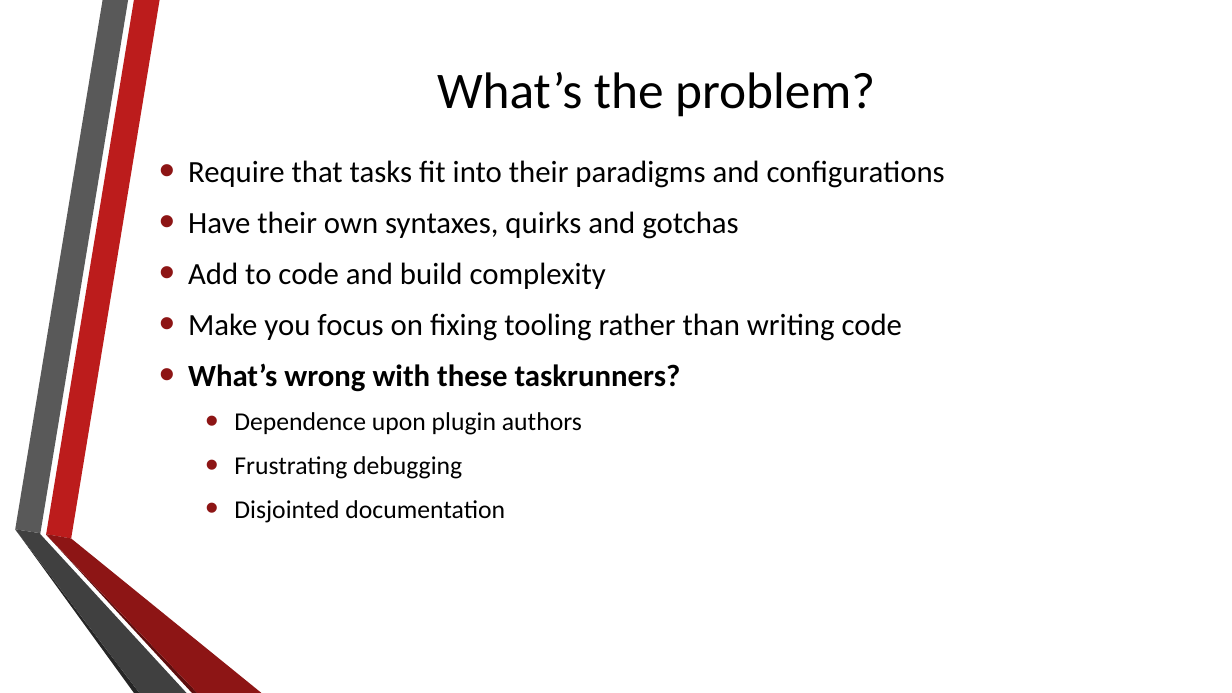
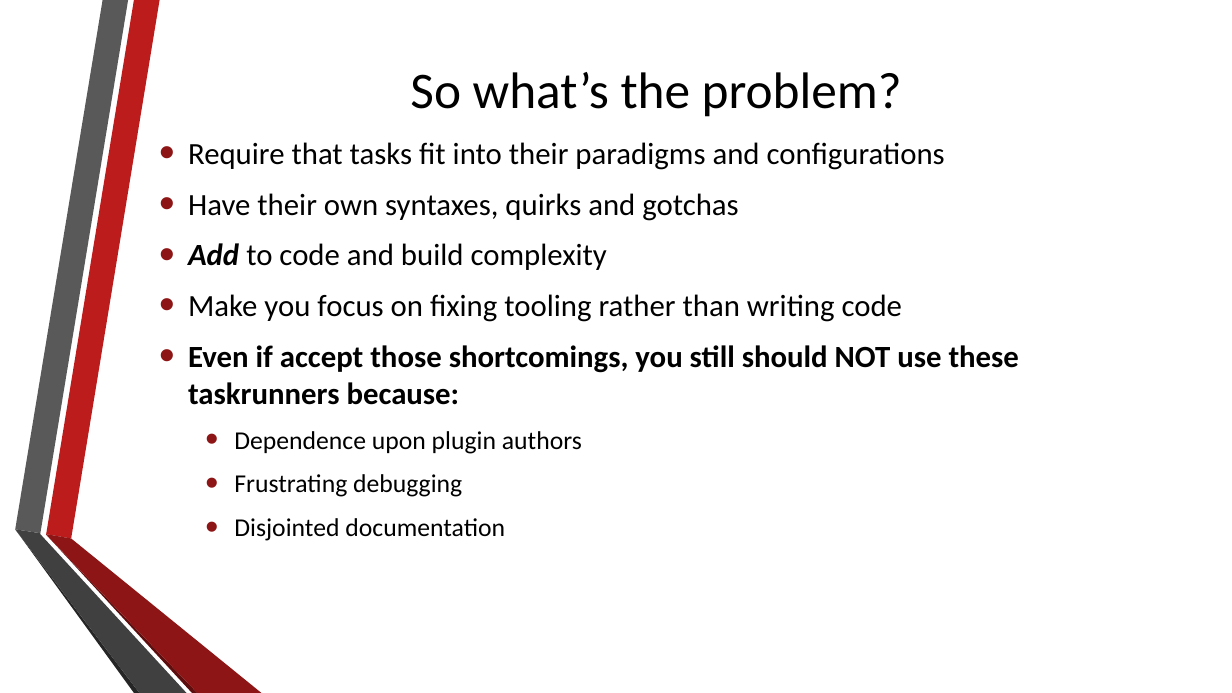
Before and after one commit to fyockm/npm-scripts, a slide deck: slide 3 of npm_scripts.pptx. Drawn at 1232x693 pixels with LibreOffice and Linux fonts; fonts in the diff are those of the drawing; background and template pictures are left out. Boxes give left, top, right and bottom in pixels: in the first picture for what was removed or moved away, otherwise in the second. Text is boxed around its words. In the diff, an @@ line names an element or a change of style, - is before the commit and + after.

Commit message:
let's "build" things out a little

```diff
--- a/npm_scripts.pptx
+++ b/npm_scripts.pptx
@@ title at (410,72,902,117): text changed @@
-What’s the problem?
+So what’s the problem?
@@ text at (188,243,607,270): bold on, italic on in "Add" @@
@@ text at (188,345,1019,405): text changed @@
-• What’s wrong with these taskrunners?
+• Even if accept those shortcomings, you still should NOT use these taskrunners because:
```
Also in this commit, not shown: 5 other slides changed, 18 other files.
